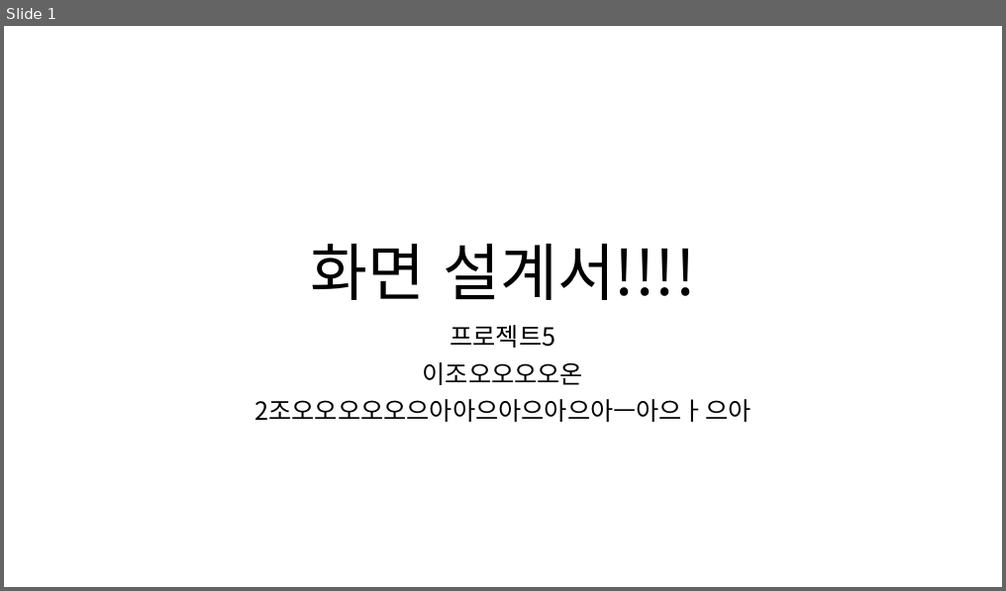
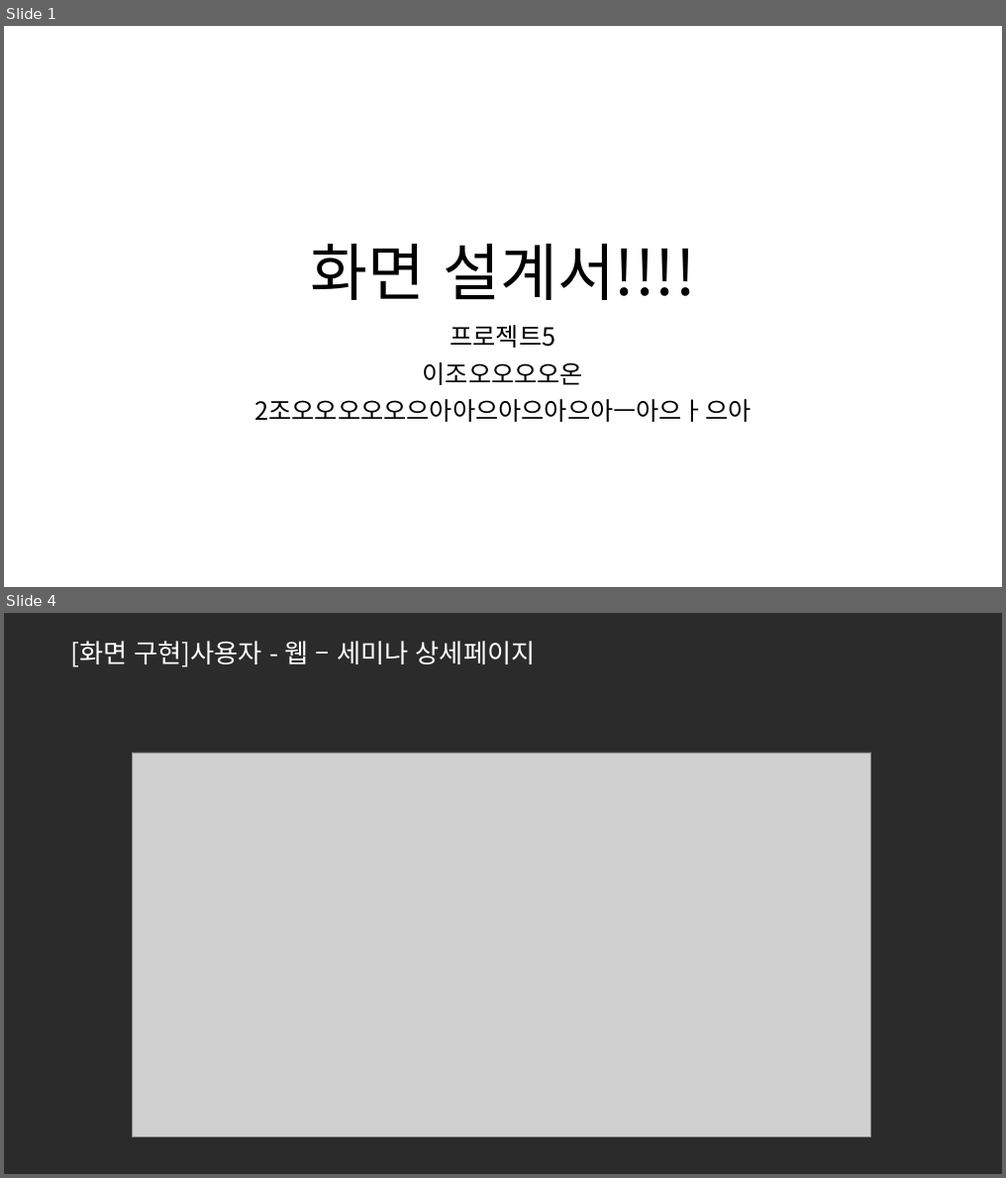
Before and after one commit to ezenteam2/e-Zone, a slide deck: 0 발표용 파워포인트/0417 3차발표/0417 project05 - 파워포인트 - 서희.pptx. Shown one above the other, each under a label of ours: slide 1 before the commit, slides 1 and 4 after it; the slides between them are not shown. The pictures are 1006x591 and 1006x1178 pixels, drawn with LibreOffice and Linux fonts; fonts in the diff are those of the drawing; grey boxes stand for pictures; background and template pictures are left out; a plain dark background stands for a picture behind light text. Boxes give left, top, right and bottom in pixels: in the first picture for what was removed or moved away, otherwise in the second. Text is boxed around its words. In the diff, an @@ line names an element or a change of style, - is before the commit and + after.

```diff
--- a/0 발표용 파워포인트/0417 3차발표/0417 project05 - 파워포인트 - 서희.pptx
+++ b/0 발표용 파워포인트/0417 3차발표/0417 project05 - 파워포인트 - 서희.pptx
@@ slide 4 added at (4, 613, 1002, 1174), background picture (left out) @@
@@ text added at (70, 641, 536, 667), 25 pt, text #FFFFFF @@
+[화면 구현]사용자 - 웹 – 세미나 상세페이지
@@ picture added at (132, 753, 871, 1137) @@
```
Also in this commit, not shown: 4 other slides added.
